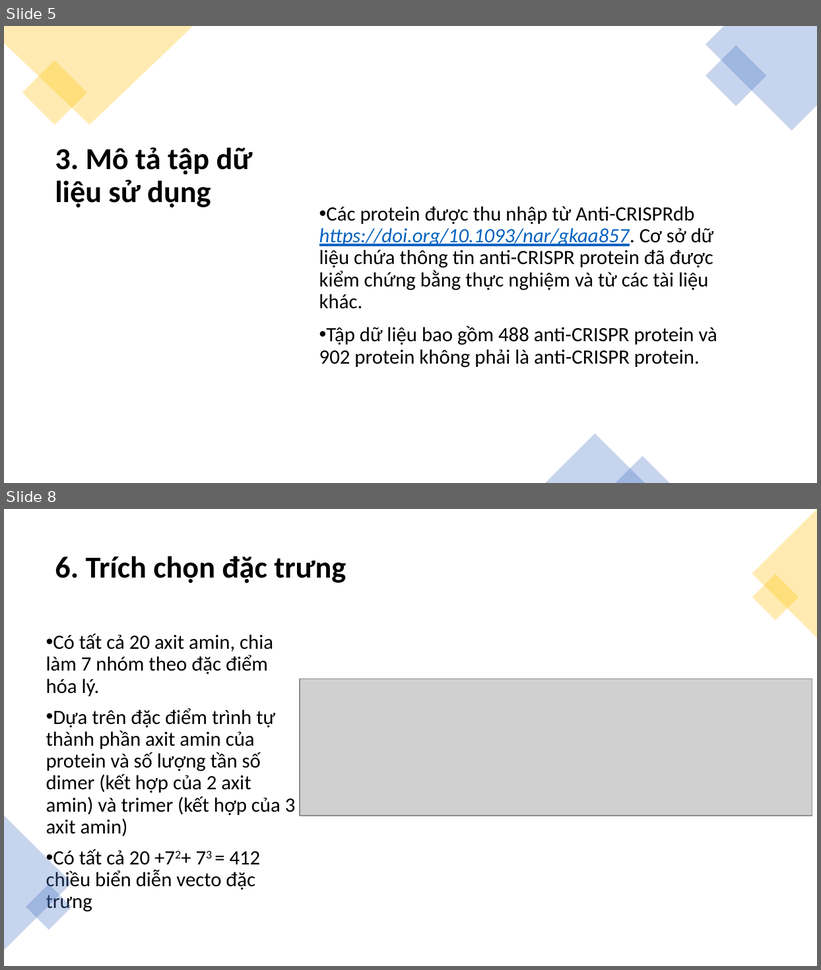
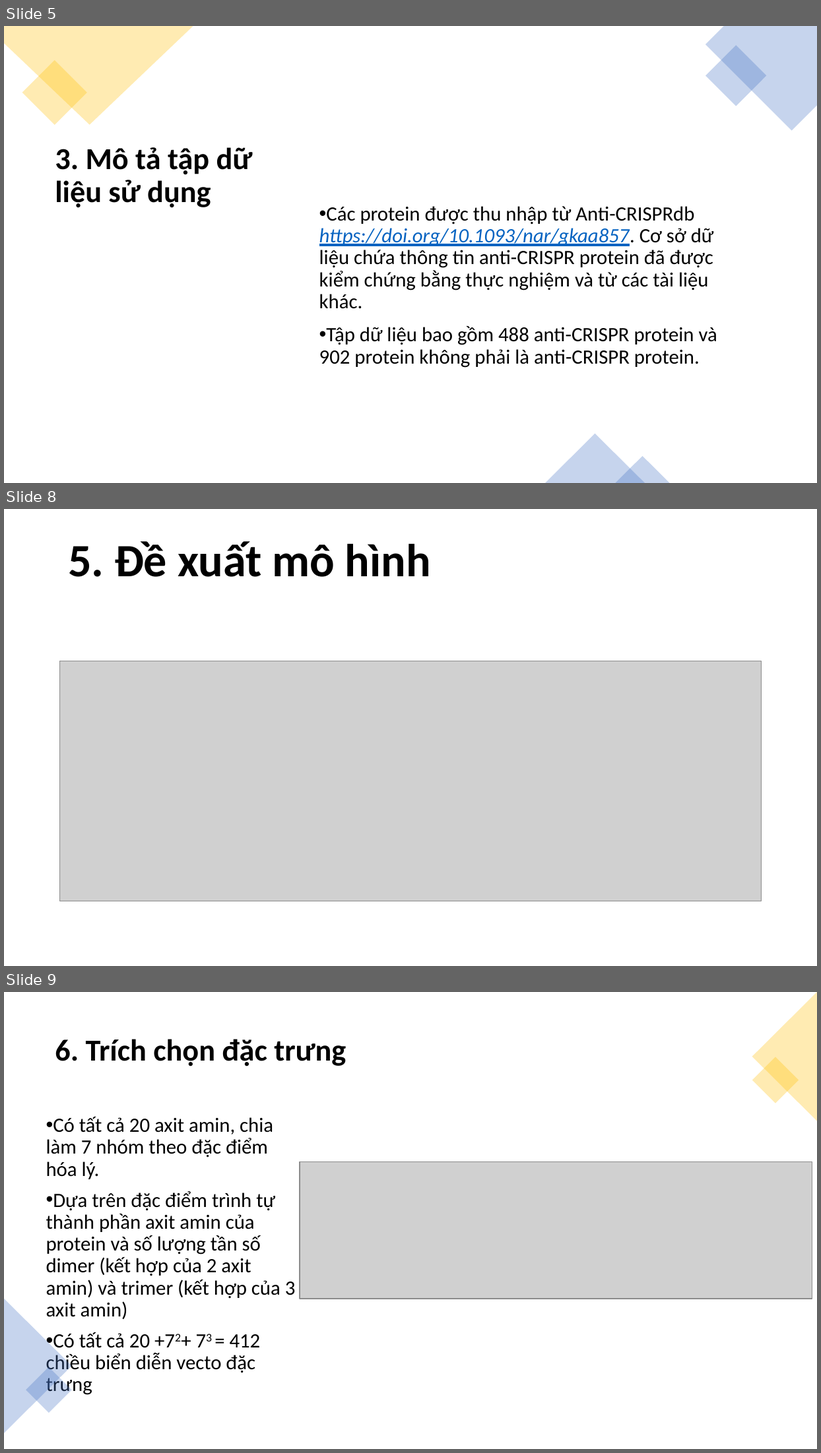
Before and after one commit to dungnguyenhuu/Bioinformatics, a slide deck: Documents/TSH_Slide.pptx. Shown one above the other, each under a label of ours: slides 5 and 8 before the commit, slides 5, 8 and 9 after it; the slides between them are not shown. The pictures are 821x970 and 821x1453 pixels, drawn with LibreOffice and Linux fonts; fonts in the diff are those of the drawing; grey boxes stand for pictures. Boxes give left, top, right and bottom in pixels: in the first picture for what was removed or moved away, otherwise in the second. Text is boxed around its words. In the diff, an @@ line names an element or a change of style, - is before the commit and + after.

```diff
--- a/Documents/TSH_Slide.pptx
+++ b/Documents/TSH_Slide.pptx
@@ slide 8 added at (4,509,817,966), background #FFFFFF @@
@@ title added at (68,541,431,577), 41 pt, text #000000, bold @@
+5. Đề xuất mô hình
@@ picture added at (60,661,761,901) @@
@@ what was slide 8 is now slide 9 @@
```
Also in this commit, not shown: 2 slides changed, 2 other slides added.
